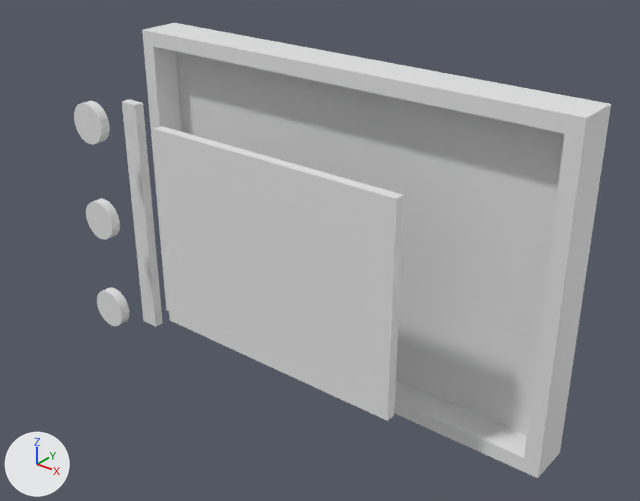
The Blender file booth_assembly.blend: old version first, new version second.
Rendered twice from a 50 mm lens placed at (95.3, -104.7, 71.7), pointed at (4.4, 8.8, 1.3). Lighting does not change. The marker at lower left points along +X, +Y and +Z.

The first picture shows 'Cube', 'screen', 'target', 'target_stand'.
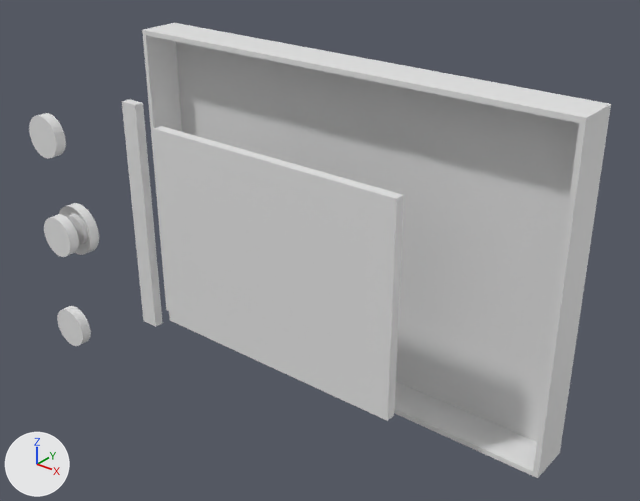
Edits to the bpy script that builds the scene:
```text
Change me_cube_004:
    where me_cube_004.from_pydata(...)  # 16 vertices, 14 faces; spans x -1.07..1.07, y -4.0..5.0, z -1.1..1.1
    used by ob_cube; location = (0.0, 20.0, 0.0); scale = (45.0, 1.0, 30.0)
    me_cube_004 part 1
    me_cube_004.vertices[0].co: (-1.0, -4.0, -1.0) -> (-1.04, -4.0, -1.07)  # not seen -> pixel (168, 307)
    me_cube_004.vertices[1].co: (-1.0, -4.0, 1.0) -> (-1.04, -4.0, 1.07)  # pixel (153, 46) -> pixel (145, 35)
    me_cube_004.vertices[2].co: (-1.0, 2.0, -1.0) -> (-1.04, 4.0, -1.07)
    me_cube_004.vertices[3].co: (-1.0, 2.0, 1.0) -> (-1.04, 4.0, 1.07)
    me_cube_004.vertices[4].co: (1.0, -4.0, -1.0) -> (1.04, -4.0, -1.07)  # pixel (524, 457) -> pixel (533, 471)
    me_cube_004.vertices[5].co: (1.0, -4.0, 1.0) -> (1.04, -4.0, 1.07)  # pixel (564, 133) -> pixel (579, 123)
    me_cube_004.vertices[6].co: (1.0, 2.0, -1.0) -> (1.04, 4.0, -1.07)
    me_cube_004.vertices[7].co: (1.0, 2.0, 1.0) -> (1.04, 4.0, 1.07)
Change me_cylinder:
    where me_cylinder.from_pydata(...)  # 192 vertices, 102 faces; spans x -1.0..1.0, y -11.01..1.0, z -1.0..1.0
    used by ob_target; location = (-40.0, -5.0, -20.1); rotation_euler = (-1.571, 0.0, 0.0), in degrees (-90, 0, 0); scale = (4.0, 4.0, 1.0)
    me_cylinder part 2: the whole mesh is moved by (0.0, 5.01, 0.0)
Add me_cylinder_001:
    me_cylinder_001.from_pydata(...)  # 128 vertices, 98 faces; spans x -1.25..1.25, y -1.25..1.25, z -1.0..1.0
Change ob_target:
    ob_target.location: (-40.0, -5.0, -20.1) -> (-40.0, -15.0, 0.0)
Add ob_target_backlight_frame:
    ob_target_backlight_frame = bpy.data.objects.new('target_backlight_frame', me_cylinder_001)
    ob_target_backlight_frame.location = (-40.0, -11.0, 0.0)
    ob_target_backlight_frame.rotation_euler = (-1.571, 0.0, 0.0)  # degrees (-90, 0, 0)
    ob_target_backlight_frame.scale = (4.0, 4.0, 1.0)
```

Location of each change, [x1, y1, x2, y2] in pixels of the pictures (640 x 501 px; the box of a moved part takes in the faces that stretch with it):
'target', moved: before [74, 101, 129, 326]; after [29, 113, 91, 346]
'target_backlight_frame', added: after [59, 203, 99, 255]
part 1 of me_cube_004, moved or reshaped: [143, 33, 582, 473] in both
